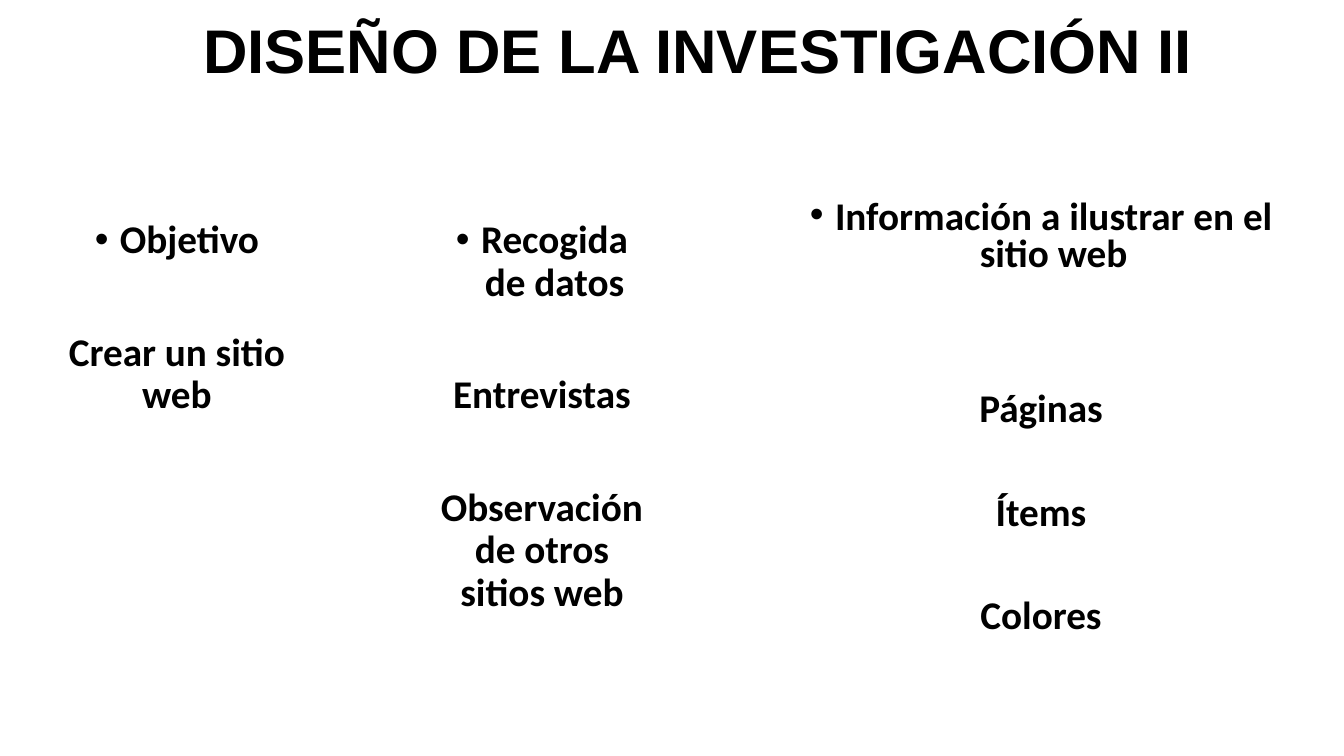
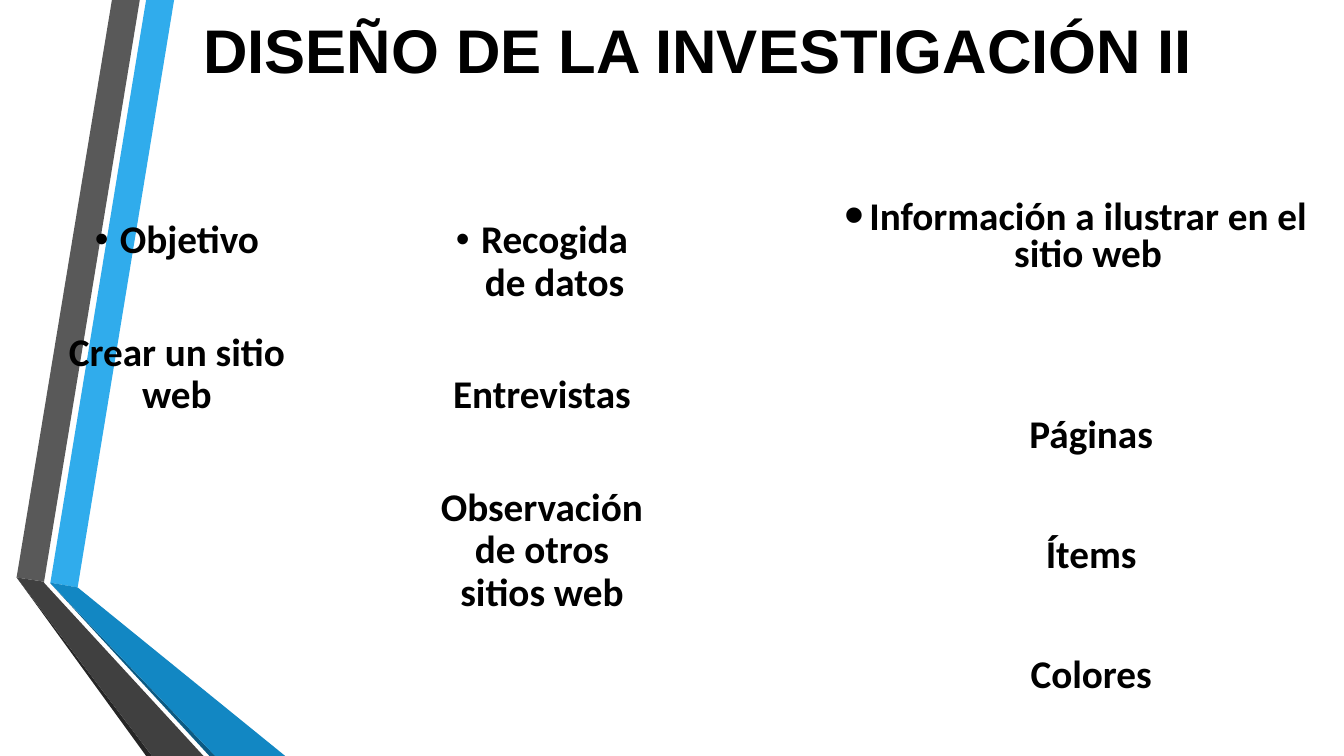
Before and after one commit to Aj4Mc/Pasantia, a slide deck: slide 7 of Presentacion servicio comunitario.pptm. Drawn at 1344x756 pixels with LibreOffice and Linux fonts; fonts in the diff are those of the drawing; background and template pictures are left out. Boxes give left, top, right and bottom in pixels: in the first picture for what was removed or moved away, otherwise in the second. Text is boxed around its words. In the diff, an @@ line names an element or a change of style, - is before the commit and + after.

```diff
--- a/Presentacion servicio comunitario.pptm
+++ b/Presentacion servicio comunitario.pptm
@@ text "Información a ilustrar en el ..." at <box>869,202,1306,689</box>: more space between paragraphs; indent changed @@
@@ text "Información a ilustrar en el ...": place and size @@
-text "Información a ilustrar en el ..." at <box>835,202,1272,630</box>
+text "Información a ilustrar en el ..." at <box>869,202,1306,689</box>
@@ text "Objetivo" at <box>69,220,285,409</box>: more space between paragraphs; indent changed @@
@@ group added at <box>16,0,285,756</box>: 6 freeform shapes @@
```
Also in this commit, not shown: 13 other slides changed.
